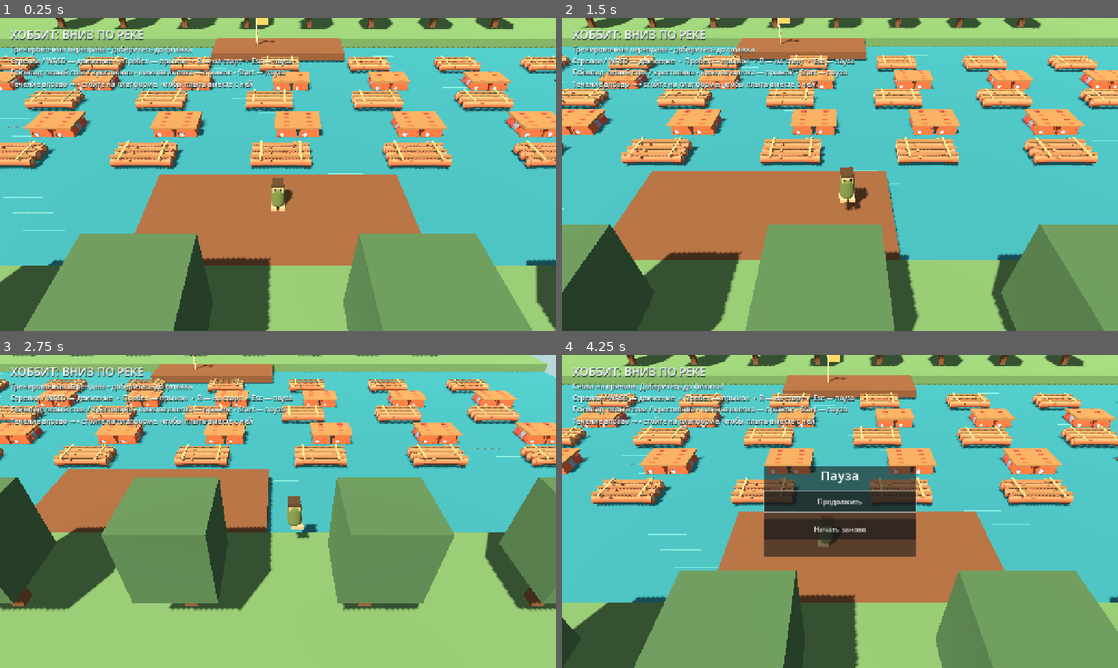
Above: before the commit, frames 1-4 (two rows, left to right).
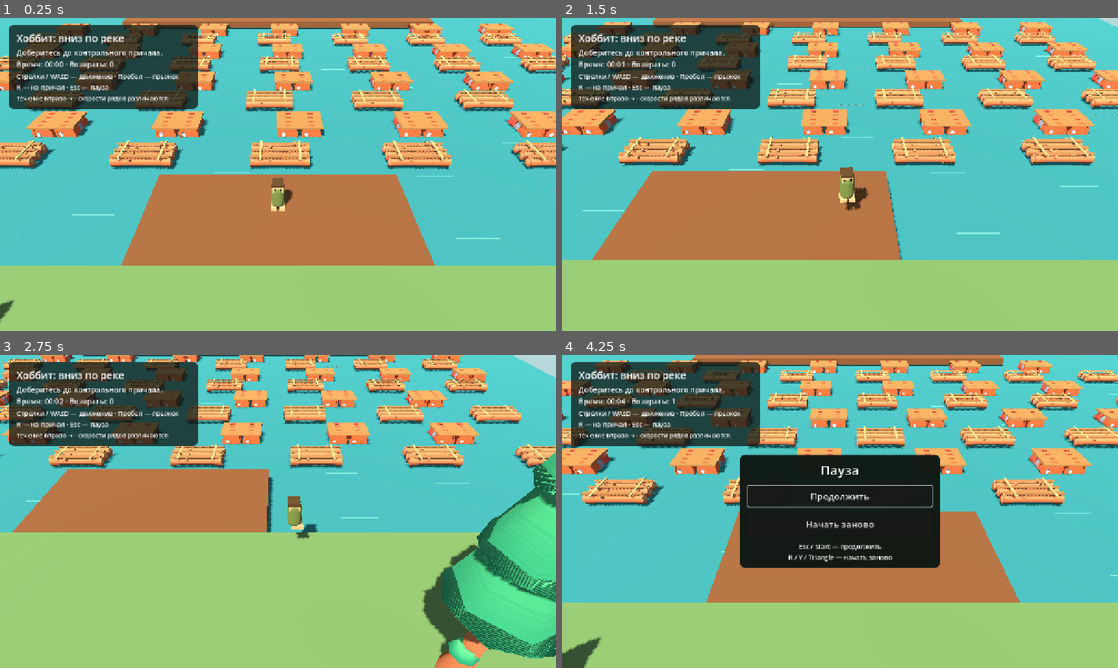
Above: after the commit, the same moments.

Repository: vima08/hobbitJump
Game: Godot game, scene res://scenes/main.tscn
Same seed, same stepped clock (60 frames per second), same inputs: the game is played once before the commit and once after it.
Inputs (mouse positions are in pixels of both pictures, inside the frame that each line leads up to):
- Up to frame 1 (0.25 s): no input
- Up to frame 2 (1.5 s): move the mouse to (962, 158) at 0.52 s; hold Right (move_right) 0.53-1.28 s; hold Space (jump) 0.53-1.28 s; click (962, 158) at 0.67 s; move the mouse to (728, 190) at 1.27 s; hold Down (move_back) from 1.28 s (still down); tap Space (jump) at 1.35 s; click (728, 190) at 1.42 s
- Up to frame 3 (2.75 s): tap Space (jump) at 1.52, 1.82 s; move the mouse to (333, 442) at 2.02 s; release Down (move_back) at 2.03 s; hold Right (move_right) from 2.03 s (still down); hold Space (jump) from 2.03 s (still down); click (333, 442) at 2.17 s
- Up to frame 4 (4.25 s): move the mouse to (812, 574) at 2.77 s; release Right (move_right) at 2.78 s; release Space (jump) at 2.78 s; hold Up (move_forward) 2.78-3.53 s; tap Space (jump) at 2.85, 3.02, 3.32 s; click (812, 574) at 2.92 s; move the mouse to (1006, 558) at 3.52 s; hold Left (move_left) from 3.53 s (still down); hold Space (jump) from 3.53 s (still down); click (1006, 558) at 3.67 s; tap Escape (pause) at 4.15 s

The runs differ from the first frame. In frame 1, 42% of the frame differs, in the area x 0-100%, y 0-100%; in frame 2, 48%; in frame 3, 54%; in frame 4, 61%.

Commit message:
add intermediate platform

Diff:
--- a/scripts/hud.gd
+++ b/scripts/hud.gd
@@ -2,9 +2,16 @@
 
 var _status: Label
 var _controls: Label
+var _note: Label
 var _pause_panel: PanelContainer
+var _victory_panel: PanelContainer
+var _victory_details: Label
 var _resume: Button
+var _victory_restart: Button
 var _goal_reached := false
+var _checkpoint_reached := false
+var _elapsed_seconds := 0.0
+var _returns := 0
 
 
 func _ready() -> void:
@@ -14,103 +21,201 @@
 	add_child(root)
 	var margin := MarginContainer.new()
 	root.add_child(margin)
-	margin.set_anchors_and_offsets_preset(Control.PRESET_TOP_WIDE)
-	margin.add_theme_constant_override("margin_left", 24)
-	margin.add_theme_constant_override("margin_top", 20)
-	margin.add_theme_constant_override("margin_right", 24)
+	margin.position = Vector2(20, 16)
+	margin.custom_minimum_size.x = 420
+	margin.mouse_filter = Control.MOUSE_FILTER_IGNORE
+	var panel := PanelContainer.new()
+	margin.add_child(panel)
+	panel.mouse_filter = Control.MOUSE_FILTER_IGNORE
+	panel.add_theme_stylebox_override("panel", _panel_style(0.76))
 	var column := VBoxContainer.new()
-	margin.add_child(column)
+	column.add_theme_constant_override("separation", 5)
+	panel.add_child(column)
 	var title := Label.new()
-	title.text = "ХОББИТ: ВНИЗ ПО РЕКЕ"
-	title.add_theme_font_size_override("font_size", 26)
+	title.text = "Хоббит: вниз по реке"
+	title.add_theme_font_size_override("font_size", 23)
 	column.add_child(title)
 	_status = Label.new()
-	_status.text = "Тренировочная переправа • доберитесь до флажка"
+	_status.add_theme_font_size_override("font_size", 17)
 	column.add_child(_status)
 	_controls = Label.new()
-	_controls.add_theme_font_size_override("font_size", 16)
+	_controls.add_theme_font_size_override("font_size", 15)
 	_controls.autowrap_mode = TextServer.AUTOWRAP_WORD_SMART
+	_controls.custom_minimum_size.x = 400
 	column.add_child(_controls)
-	var note := Label.new()
-	note.text = "Течение вправо → • стойте на платформе, чтобы плыть вместе с ней"
-	note.add_theme_font_size_override("font_size", 16)
-	column.add_child(note)
-	for label in [title, _status, _controls, note]:
-		label.add_theme_color_override("font_shadow_color", Color("203c37"))
-		label.add_theme_constant_override("shadow_offset_x", 1)
-		label.add_theme_constant_override("shadow_offset_y", 2)
-	var center := CenterContainer.new()
-	root.add_child(center)
-	center.set_anchors_and_offsets_preset(Control.PRESET_FULL_RECT)
-	center.mouse_filter = Control.MOUSE_FILTER_IGNORE
-	_pause_panel = PanelContainer.new()
-	center.add_child(_pause_panel)
-	_pause_panel.custom_minimum_size = Vector2(350, 210)
+	_note = Label.new()
+	_note.text = "Течение вправо → · скорости рядов различаются."
+	_note.add_theme_font_size_override("font_size", 14)
+	_note.autowrap_mode = TextServer.AUTOWRAP_WORD_SMART
+	column.add_child(_note)
+
+	_pause_panel = _center_panel(root)
 	var menu := VBoxContainer.new()
 	menu.add_theme_constant_override("separation", 16)
 	_pause_panel.add_child(menu)
-	var heading := Label.new()
-	heading.text = "Пауза"
-	heading.horizontal_alignment = HORIZONTAL_ALIGNMENT_CENTER
-	heading.add_theme_font_size_override("font_size", 30)
+	var heading := _label("Пауза", 30)
 	menu.add_child(heading)
-	_resume = Button.new()
-	_resume.text = "Продолжить"
-	_resume.custom_minimum_size.y = 48
+	_resume = _button("Продолжить")
 	menu.add_child(_resume)
 	_resume.pressed.connect(func() -> void: _set_paused(false))
-	var restart := Button.new()
-	restart.text = "Начать заново"
-	restart.custom_minimum_size.y = 48
+	var restart := _button("Начать заново")
 	menu.add_child(restart)
-	restart.pressed.connect(func() -> void:
-		_set_paused(false)
-		get_tree().reload_current_scene()
-	)
-	_resume.focus_neighbor_bottom = _resume.get_path_to(restart)
-	_resume.focus_neighbor_top = _resume.get_path_to(restart)
-	restart.focus_neighbor_bottom = restart.get_path_to(_resume)
-	restart.focus_neighbor_top = restart.get_path_to(_resume)
+	restart.pressed.connect(restart_run)
+	menu.add_child(_label("Esc / Start — продолжить\nR / Y / Triangle — начать заново", 15))
+	_link_focus(_resume, restart)
+	_link_focus(restart, _resume)
 	_pause_panel.hide()
+
+	_victory_panel = _center_panel(root)
+	var victory := VBoxContainer.new()
+	victory.add_theme_constant_override("separation", 18)
+	_victory_panel.add_child(victory)
+	victory.add_child(_label("Другой берег!", 30))
+	victory.add_child(_label("Хоббит благополучно завершил переправу.", 18))
+	_victory_details = _label("", 21)
+	victory.add_child(_victory_details)
+	_victory_restart = _button("Начать заново")
+	victory.add_child(_victory_restart)
+	_victory_restart.pressed.connect(restart_run)
+	_link_focus(_victory_restart, _victory_restart)
+	victory.add_child(_label("Enter / A / Cross — выбрать\nR / Y / Triangle — начать заново", 15))
+	_victory_panel.hide()
 	Input.joy_connection_changed.connect(_on_joy_connection_changed)
 	get_parent().get_node("Player").respawned.connect(_on_respawned)
 	_update_controls()
+	_update_status()
+
+
+func _process(delta: float) -> void:
+	if not get_tree().paused and not _goal_reached:
+		_elapsed_seconds += delta
+		_update_status()
 
 
 func _unhandled_input(event: InputEvent) -> void:
 	if event.is_action_pressed("pause"):
-		_set_paused(not get_tree().paused)
 		get_viewport().set_input_as_handled()
+		if not _goal_reached:
+			_set_paused(not get_tree().paused)
+	elif event.is_action_pressed("restart") and get_tree().paused:
+		get_viewport().set_input_as_handled()
+		restart_run()
 
 
 func _set_paused(value: bool) -> void:
+	if _goal_reached:
+		get_tree().paused = true
+		_pause_panel.hide()
+		_victory_panel.show()
+		_victory_restart.grab_focus()
+		return
 	get_tree().paused = value
 	_pause_panel.visible = value
+	_victory_panel.hide()
 	if value:
 		_resume.grab_focus()
 	else:
-		_resume.release_focus()
+		var focused := get_viewport().gui_get_focus_owner()
+		if focused != null:
+			focused.release_focus()
 		get_parent().get_node("Player").suppress_menu_jump()
 
 
-func _on_joy_connection_changed(_device: int, _connected: bool) -> void:
-	_update_controls()
-
-
-func _update_controls() -> void:
-	if Input.get_connected_joypads().is_empty():
-		_controls.text = "Стрелки / WASD — движение  •  Пробел — прыжок  •  R — на старт  •  Esc — пауза\nГеймпад: левый стик / крестовина • нижняя кнопка — прыжок • Start — пауза"
-	else:
-		_controls.text = "Геймпад подключён • левый стик / крестовина — движение\nНижняя кнопка (A / Cross) — прыжок • верхняя (Y / Triangle) — на старт • Start — пауза"
-
-
-func _on_respawned() -> void:
-	_goal_reached = false
-	_status.text = "Снова на причале. Доберитесь до флажка!"
+func show_checkpoint() -> void:
+	if _goal_reached:
+		return
+	_checkpoint_reached = true
+	_note.text = "Контрольный причал достигнут. Теперь возвращаемся сюда."
+	_update_status()
 
 
 func show_goal() -> void:
 	if _goal_reached:
 		return
 	_goal_reached = true
-	_status.text = "Переправа пройдена! R / верхняя кнопка — попробовать снова"
+	_status.text = "Вы добрались до другого берега!"
+	_controls.hide()
+	_note.hide()
+	_victory_details.text = "Время: %s\nВозвраты на причал: %d" % [_format_time(), _returns]
+	_set_paused(true)
+
+
+func restart_run() -> void:
+	get_tree().paused = false
+	get_tree().reload_current_scene()
+
+
+func _on_respawned() -> void:
+	if not _goal_reached:
+		_returns += 1
+		_update_status()
+
+
+func _on_joy_connection_changed(_device: int, _connected: bool) -> void:
+	_update_controls()
+
+
+func _update_controls() -> void:
+	if Input.get_connected_joypads().is_empty():
+		_controls.text = "Стрелки / WASD — движение · Пробел — прыжок\nR — на причал · Esc — пауза"
+	else:
+		_controls.text = "Стик / крестовина — движение · A / Cross — прыжок\nY / Triangle — на причал · Start — пауза"
+
+
+func _update_status() -> void:
+	if not _goal_reached:
+		var target := "Доберитесь до контрольного причала."
+		if _checkpoint_reached:
+			target = "Доберитесь до финишного причала."
+		_status.text = "%s\nВремя: %s · Возвраты: %d" % [target, _format_time(), _returns]
+
+
+func _format_time() -> String:
+	var total := int(_elapsed_seconds)
+	return "%02d:%02d" % [int(total / 60.0), total % 60]
+
+
+func _center_panel(root: Control) -> PanelContainer:
+	var center := CenterContainer.new()
+	center.set_anchors_and_offsets_preset(Control.PRESET_FULL_RECT)
+	center.mouse_filter = Control.MOUSE_FILTER_IGNORE
+	root.add_child(center)
+	var panel := PanelContainer.new()
+	panel.custom_minimum_size = Vector2(460, 0)
+	panel.add_theme_stylebox_override("panel", _panel_style(0.97))
+	center.add_child(panel)
+	return panel
+
+
+func _button(text: String) -> Button:
+	var button := Button.new()
+	button.text = text
+	button.custom_minimum_size.y = 48
+	button.add_theme_font_size_override("font_size", 21)
+	return button
+
+
+func _label(text: String, size: int) -> Label:
+	var label := Label.new()
+	label.text = text
+	label.horizontal_alignment = HORIZONTAL_ALIGNMENT_CENTER
+	label.add_theme_font_size_override("font_size", size)
+	return label
+
+
+func _link_focus(button: Button, other: Button) -> void:
+	button.focus_neighbor_top = button.get_path_to(other)
+	button.focus_neighbor_bottom = button.get_path_to(other)
+	button.focus_neighbor_left = button.get_path_to(other)
+	button.focus_neighbor_right = button.get_path_to(other)
+
+
+func _panel_style(opacity: float) -> StyleBoxFlat:
+	var style := StyleBoxFlat.new()
+	style.bg_color = Color(0.055, 0.09, 0.075, opacity)
+	style.set_corner_radius_all(12)
+	style.content_margin_left = 18
+	style.content_margin_right = 18
+	style.content_margin_top = 14
+	style.content_margin_bottom = 14
+	return style
--- a/scripts/level.gd
+++ b/scripts/level.gd
@@ -3,10 +3,22 @@
 const WOOD := Color("855539")
 const GRASS := Color("6f9560")
 const FloatingPlatform = preload("res://scripts/floating_platform.gd")
+const TREE: PackedScene = preload("res://assets/third_party/kenney_survival/tree.glb")
+const TALL_TREE: PackedScene = preload("res://assets/third_party/kenney_survival/tree-tall.glb")
+const START_POSITION := Vector3(0, 0.05, 4.5)
+const CHECKPOINT_POSITION := Vector3(0, 0.05, -24)
+const END_POSITION := Vector3(0, 0.05, -52)
+const DOCK_WIDTH := 32.0
+const LANE_SPEEDS: Array[float] = [0.45, 0.95, 0.6, 1.1, 0.5, 0.85, 0.65, 1.0, 0.55, 1.05, 0.7, 1.15, 0.5, 0.9, 0.65, 1.1]
 const PLATFORM_POSITIONS: Array[Vector3] = [
 	Vector3(0, -0.3, 0.5), Vector3(1.0, -0.3, -2.5),
 	Vector3(-0.7, -0.3, -5.5), Vector3(0.8, -0.3, -8.5),
-	Vector3(0, -0.3, -11.5),
+	Vector3(0, -0.3, -11.5), Vector3(0.6, -0.3, -14.5),
+	Vector3(-0.5, -0.3, -17.5), Vector3(0.4, -0.3, -20.5),
+	Vector3(0, -0.3, -27.5), Vector3(-0.6, -0.3, -30.5),
+	Vector3(0.7, -0.3, -33.5), Vector3(0, -0.3, -36.5),
+	Vector3(-0.5, -0.3, -39.5), Vector3(0.6, -0.3, -42.5),
+	Vector3(0, -0.3, -45.5), Vector3(-0.4, -0.3, -48.5),
 ]
 var _water_streaks: Array[MeshInstance3D] = []
 
@@ -72,19 +84,26 @@
 	sun.light_energy = 0.9
 	sun.shadow_enabled = true
 	add_child(sun)
-	_box(self, Vector3(65, 0.15, 45), Vector3(0, -0.8, -5), Color("378f9d"))
+	_box(self, Vector3(65, 0.15, 80), Vector3(0, -0.8, -24), Color("378f9d"))
 	# The river flows left to right; both banks and streaks follow that direction.
-	for index in range(26):
+	for index in range(70):
 		var x := -24.0 + fmod(float(index) * 4.7, 48.0)
-		var z := -16.0 + fmod(float(index) * 7.1, 24.0)
+		var z := -54.0 + fmod(float(index) * 7.1, 61.0)
 		_water_streaks.append(_box(self, Vector3(1.8, 0.015, 0.07), Vector3(x, -0.71, z), Color("62acb2")))
 	_platform("StartBank", Vector3(65, 2, 9), Vector3(0, -1, 12), GRASS)
-	_platform("EndBank", Vector3(65, 2, 9), Vector3(0, -1, -21), GRASS)
+	# Butt joints: bank edge -54.5 equals dock edge -54.5, no coplanar overlap.
+	_platform("EndBank", Vector3(65, 2, 12), Vector3(0, -1, -60.5), GRASS)
 	for side in [-1, 1]:
-		for index in range(8):
-			var at := Vector3(-21.0 + index * 6.0, 0, 11.0 if side == 1 else -20.0)
-			_box(self, Vector3(0.45, 2.4, 0.45), at + Vector3(0, 1.2, 0), WOOD)
-			_box(self, Vector3(2.5, 2.8, 2.5), at + Vector3(0, 3.0, 0), Color("51734e"))
+		for index in range(11):
+			var x := -28.0 + index * 5.6
+			# Leave the central approach clear of foreground foliage and the house.
+			if absf(x) < 7.0:
+				continue
+			var tree := (TREE if index % 2 == 0 else TALL_TREE).instantiate() as Node3D
+			add_child(tree)
+			tree.position = Vector3(x, 0, 13.5 if side == 1 else -61.0)
+			tree.scale = Vector3.ONE * (4.5 + 0.5 * (index % 3))
+			tree.rotation.y = index * 0.8
 
 
 func _build_course() -> void:
@@ -95,24 +114,64 @@
 			platform.set_script(FloatingPlatform)
 			platform.name = "Float%d_%d" % [index, copy + 3]
 			platform.kind = index % 2
+			platform.drift_speed = LANE_SPEEDS[index]
 			platform.position = PLATFORM_POSITIONS[index] + Vector3(copy * 7.0, 0, 0)
 			add_child(platform)
-	_platform("EndDock", Vector3(11, 0.6, 4), Vector3(0, -0.3, -15), WOOD)
-	_box(self, Vector3(0.12, 2.3, 0.12), Vector3(-1.8, 1.15, -15), Color("d9c7a1"))
-	_box(self, Vector3(0.9, 0.55, 0.06), Vector3(-1.3, 2.0, -15), Color("d4b35c"))
-	var goal := Area3D.new()
-	goal.name = "PracticeGoal"
-	var collision := CollisionShape3D.new()
-	var shape := BoxShape3D.new()
-	shape.size = Vector3(11, 2, 3)
-	collision.shape = shape
-	goal.add_child(collision)
-	add_child(goal)
-	goal.position = Vector3(0, 1, -15)
+	_platform("CheckpointDock", Vector3(DOCK_WIDTH, 0.6, 4), Vector3(0, -0.3, -24), WOOD)
+	_platform("EndDock", Vector3(DOCK_WIDTH, 0.6, 5), Vector3(0, -0.3, -52), WOOD)
+	_add_flag(Vector3(-2.0, 0, -24), Color("73b985"))
+	_add_flag(Vector3(-2.0, 0, -52), Color("e2c163"))
+	var checkpoint := _trigger("Checkpoint", Vector3(DOCK_WIDTH, 2, 3), Vector3(0, 1, -24))
+	checkpoint.body_entered.connect(func(body: Node3D) -> void:
+		if body == $Player and not $Player.spawn_position.is_equal_approx(CHECKPOINT_POSITION):
+			$Player.set_checkpoint(CHECKPOINT_POSITION)
+			$HUD.show_checkpoint()
+	)
+	# Finish only on the far half of the landing, not in midair over the river.
+	var goal := _trigger("Goal", Vector3(DOCK_WIDTH, 2, 2), Vector3(0, 1, -53))
 	goal.body_entered.connect(func(body: Node3D) -> void:
 		if body == $Player:
 			$HUD.show_goal()
 	)
+	_build_house()
+
+
+func _add_flag(at: Vector3, color: Color) -> void:
+	_box(self, Vector3(0.12, 2.3, 0.12), at + Vector3(0, 1.15, 0), Color("d9c7a1"))
+	_box(self, Vector3(0.9, 0.55, 0.06), at + Vector3(0.5, 2, 0), color)
+
+
+func _trigger(label: String, size: Vector3, at: Vector3) -> Area3D:
+	var area := Area3D.new()
+	area.name = label
+	var collision := CollisionShape3D.new()
+	var shape := BoxShape3D.new()
+	shape.size = size
+	collision.shape = shape
+	area.add_child(collision)
+	add_child(area)
+	area.position = at
+	return area
+
+
+func _build_house() -> void:
+	# A small earth-roofed home is the landmark beyond the finish dock.
+	_box(self, Vector3(5.4, 2.8, 3.8), Vector3(0, 1.4, -58), Color("d5bc86"))
+	_box(self, Vector3(6.2, 0.6, 4.6), Vector3(0, 3.0, -58), Color("719252"))
+	_box(self, Vector3(0.8, 1.5, 0.8), Vector3(1.6, 3.7, -58.5), Color("9c7864"))
+	var door_mesh := CylinderMesh.new()
+	door_mesh.top_radius = 0.95
+	door_mesh.bottom_radius = 0.95
+	door_mesh.height = 0.08
+	door_mesh.radial_segments = 24
+	var door := MeshInstance3D.new()
+	door.mesh = door_mesh
+	door.material_override = _material(Color("477a58"))
+	add_child(door)
+	door.rotation.x = PI / 2.0
+	door.position = Vector3(0, 1.0, -56.06)
+	_box(self, Vector3(0.14, 0.14, 0.08), Vector3(0.5, 1.0, -55.98), Color("ddb65c"))
+	_box(self, Vector3(2.4, 0.02, 1.5), Vector3(0, 0.02, -55.25), Color("b9ab82"))
 
 
 func _build_hero() -> void:
--- a/scripts/player.gd
+++ b/scripts/player.gd
@@ -58,6 +58,10 @@
 	respawned.emit()
 
 
+func set_checkpoint(at: Vector3) -> void:
+	spawn_position = at
+
+
 func suppress_menu_jump() -> void:
 	# A / Cross also confirms menu buttons; resuming must not start a jump.
 	_jump_buffer = 0.0
--- a/tests/prototype_smoke.gd
+++ b/tests/prototype_smoke.gd
@@ -36,10 +36,30 @@
 			await RenderingServer.frame_post_draw
 			error = root.get_texture().get_image().save_png("res://artifacts/riding-%d.png" % lane)
 			_check(error == OK, "Riding screenshot saved for kind %d" % lane)
+		for location in [Vector3(0, 0.05, -24), Vector3(6, 0.05, -55.5)]:
+			_player.position = location
+			_player.velocity = Vector3.ZERO
+			_level.get_node("Camera").snap_to_target()
+			await _ticks(20)
+			await RenderingServer.frame_post_draw
+			var filename := "checkpoint" if location.z > -30 else "shore-joint"
+			error = root.get_texture().get_image().save_png("res://artifacts/%s.png" % filename)
+			_check(error == OK, "Location screenshot saved: " + filename)
+		_player.position = Vector3(0, 0.05, -53)
+		_player.velocity = Vector3.ZERO
+		_level.get_node("Camera").snap_to_target()
+		await _ticks(5)
+		await RenderingServer.frame_post_draw
+		error = root.get_texture().get_image().save_png("res://artifacts/victory.png")
+		_check(error == OK, "Victory screenshot saved")
 		quit(0 if _failures.is_empty() else 1)
 		return
 
 	_check(_player.is_on_floor(), "Player settles on starting dock")
+	var end_shape: BoxShape3D = _level.get_node("EndDock").get_child(0).shape
+	var bank_shape: BoxShape3D = _level.get_node("EndBank").get_child(0).shape
+	_check(is_equal_approx(_level.get_node("EndDock").position.z - end_shape.size.z * 0.5, _level.get_node("EndBank").position.z + bank_shape.size.z * 0.5), "Final dock and bank meet without coplanar overlap")
+	_check(_level.LANE_SPEEDS.min() < _level.LANE_SPEEDS.max(), "River lanes have distinct speeds")
 	var initial := _player.position
 	_key(KEY_W, true)
 	await _ticks(12)
@@ -146,7 +166,7 @@
 			await _ticks(1)
 			max_error = maxf(max_error, (_player.position - ride.position - relative_start).length())
 		_check(max_error < 0.05 and _player.is_on_floor(), "Float kind %d carries idle player for 10 simulated seconds (error %.4f)" % [lane, max_error])
-		_check(ride.position.x - world_start.x > 5.0, "Float really travels with the current")
+		_check(absf(ride.position.x - world_start.x - ride.drift_speed * 10.0) < 0.05, "Float really travels at its configured speed")
 
 	# Pausing must freeze the current as well as the character.
 	var paused_float := _nearest_float(0, 0)
@@ -176,31 +196,39 @@
 	_check(_player.position.distance_to(_player.spawn_position) < 0.2, "Recycling does not teleport or launch the player")
 
 	for attempt in range(3):
-		_player.respawn()
-		await _ticks(12)
-		var first := _nearest_float(0, _player.position.x)
-		await _walk_to(Vector3(first.position.x, 0, 3.0), false)
-		var completed := true
-		for lane in range(6):
-			# Choose each landing from the actual takeoff, never a stale start position.
-			var target: Variant = _nearest_float(lane, _player.position.x) if lane < 5 else Vector3(clampf(_player.position.x, -5.0, 5.0), 0, -14.0)
-			await _walk_to(target, true)
-			var at := _target_position(target)
-			var gap := Vector2(_player.position.x - at.x, _player.position.z - at.z).length()
-			if gap > 0.5 or not _player.is_on_floor():
-				print("Route miss: target=", at, " player=", _player.position, " grounded=", _player.is_on_floor())
-				completed = false
-				break
-		_check(completed, "Moving log/barrel route completed, attempt %d" % (attempt + 1))
-	_check(_level.get_node("HUD")._goal_reached, "Practice finish is detected")
-	var camera: Camera3D = _level.get_node("Camera")
-	await _ticks(40)
-	_check(not camera.is_position_behind(_player.position), "Following camera keeps player in front")
-	var screen_point := camera.unproject_position(_player.position)
-	_check(root.get_visible_rect().has_point(screen_point), "Player remains in viewport at finish")
-	if DisplayServer.get_name() != "headless":
-		await RenderingServer.frame_post_draw
-		root.get_texture().get_image().save_png("res://artifacts/route-finish.png")
+		await _reload_run()
+		await _ticks(attempt * 437 + 15)
+		var route_start: float = _level.get_node("HUD")._elapsed_seconds
+		var completed := await _cross_route(attempt == 0)
+		_check(completed, "Full variable-speed route completed, phase %d" % attempt)
+		print("ROUTE DURATION: ", _level.get_node("HUD")._elapsed_seconds - route_start)
+		if not completed:
+			continue
+		var hud := _level.get_node("HUD")
+		_check(hud._goal_reached and paused and hud._victory_panel.visible, "Finish opens victory and freezes the world")
+		_check(not hud._controls.visible, "Victory hides obsolete gameplay hints")
+		var camera: Camera3D = _level.get_node("Camera")
+		_check(root.get_visible_rect().has_point(camera.unproject_position(_player.position)), "Player remains visible at finish")
+		var finished_time: float = hud._elapsed_seconds
+		var finished_at := _player.position
+		_joy_button(JOY_BUTTON_START, true)
+		await _ticks(5)
+		_joy_button(JOY_BUTTON_START, false)
+		hud._set_paused(false)
+		await _ticks(5)
+		_check(paused and hud._elapsed_seconds == finished_time and _player.position.is_equal_approx(finished_at), "Victory cannot be dismissed as an ordinary pause")
+		if DisplayServer.get_name() != "headless" and attempt == 0:
+			await RenderingServer.frame_post_draw
+			root.get_texture().get_image().save_png("res://artifacts/route-finish.png")
+		# Activate the actual focused victory button through the gamepad binding.
+		_joy_button(JOY_BUTTON_A, true)
+		await _ticks(1)
+		_joy_button(JOY_BUTTON_A, false)
+		await _ticks(5)
+		_level = current_scene
+		_player = _level.get_node("Player")
+		hud = _level.get_node("HUD")
+		_check(not paused and not hud._goal_reached and not hud._checkpoint_reached and hud._returns == 0 and hud._elapsed_seconds < 0.3 and _player.spawn_position.is_equal_approx(_level.START_POSITION), "Victory restart resets checkpoint, timer, counters and pause")
 	print("PROTOTYPE TEST RESULT: %d failures" % _failures.size())
 	quit(0 if _failures.is_empty() else 1)
 
@@ -211,6 +239,8 @@
 	await _ticks(1)
 	Input.action_release("jump")
 	for frame in range(70):
+		if paused:
+			break
 		var at := _target_position(target)
 		var offset := Vector2(at.x - _player.position.x, at.z - _player.position.z)
 		var movement := offset.normalized() if offset.length() > 0.12 else Vector2.ZERO
@@ -227,9 +257,56 @@
 
 
 func _target_position(target: Variant) -> Vector3:
+	if target is Dictionary:
+		return Vector3(target.platform.position.x + target.offset, 0, target.platform.position.z)
 	if target is Node3D:
 		return Vector3(target.position.x, 0, target.position.z)
 	return target
+
+
+func _reload_run() -> void:
+	paused = false
+	reload_current_scene()
+	await scene_changed
+	_level = current_scene
+	_player = _level.get_node("Player")
+
+
+func _cross_route(check_respawn: bool) -> bool:
+	for section in range(2):
+		var first := _nearest_float(section * 8, _player.position.x)
+		await _walk_to(Vector3(clampf(first.position.x, -4.8 if section == 0 else -15.0, 4.8 if section == 0 else 15.0), 0, 3.0 if section == 0 else -25.5), false)
+		for lane in range(section * 8, section * 8 + 8):
+			if not await _jump_to_lane(lane):
+				print("ROUTE FAILED at lane ", lane, " player ", _player.position)
+				return false
+		var dock_z := -22.8 if section == 0 else -50.5
+		var dock_x := clampf(_player.position.x, -15.0, 15.0)
+		await _walk_to(Vector3(dock_x, 0, dock_z), true)
+		if not _player.is_on_floor() or absf(_player.position.z - dock_z) > 0.5:
+			return false
+		await _walk_to(Vector3(dock_x, 0, -24 if section == 0 else -53), false)
+		if section == 0:
+			_check(_player.spawn_position.is_equal_approx(_level.CHECKPOINT_POSITION), "Checkpoint is activated by actual traversal")
+			if check_respawn:
+				_player.position.y = -1.2
+				await _ticks(5)
+				_check(_player.position.distance_to(_level.CHECKPOINT_POSITION) < 0.2, "Fall after checkpoint returns to the intermediate dock")
+	return _level.get_node("HUD")._goal_reached
+
+
+func _jump_to_lane(lane: int) -> bool:
+	for frame in range(1200):
+		var platform := _nearest_float(lane, _player.position.x)
+		var future_x: float = platform.position.x + platform.drift_speed * 0.7
+		var offset := clampf(_player.position.x - future_x, -0.65, 0.65)
+		if absf(future_x + offset - _player.position.x) < 1.6:
+			await _walk_to({"platform": platform, "offset": offset}, true)
+			return _player.is_on_floor() and absf(_player.position.z - platform.position.z) < 0.6 and absf(_player.position.x - platform.position.x) < 1.4
+		await _ticks(1)
+		if not _player.is_on_floor() or absf(_player.position.x) > 19:
+			return false
+	return false
 
 
 func _nearest_float(lane: int, x: float) -> AnimatableBody3D:
Binary file added: assets/third_party/kenney_survival/tree-tall.glb
Not shown, added: assets/third_party/kenney_survival/tree-tall.glb.import
Binary file added: assets/third_party/kenney_survival/tree.glb
Not shown, added: assets/third_party/kenney_survival/tree.glb.import
Not shown, changed: AGENTS.md
Not shown, changed: doc/asset-sources.md
Not shown, changed: doc/initial-plan.md
Not shown, changed: doc/workbench.md
